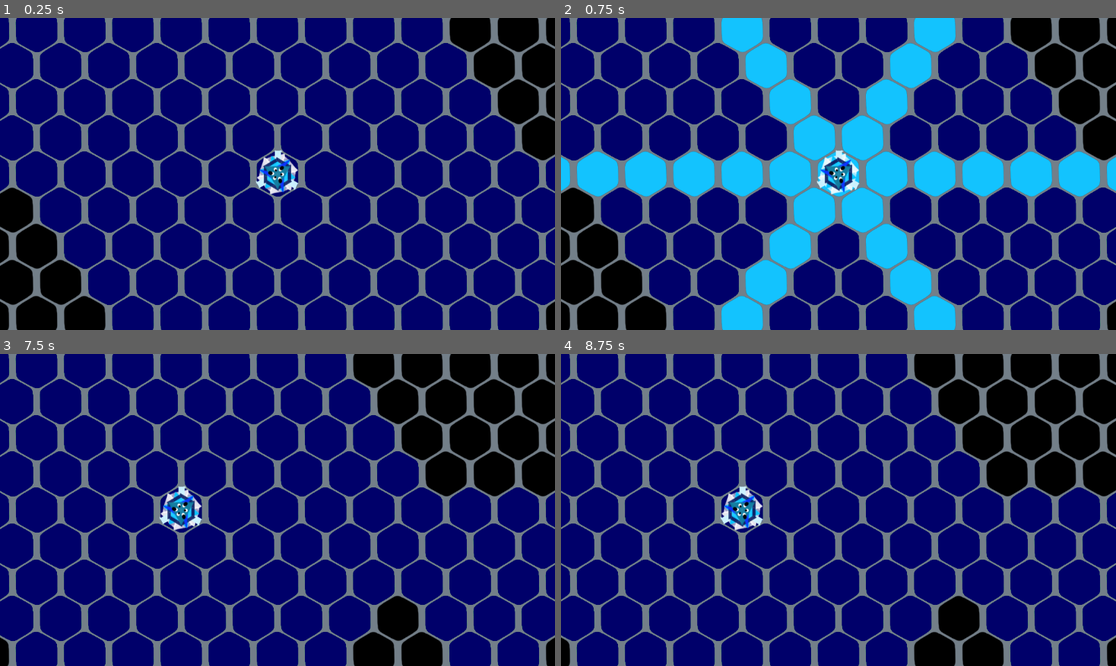
Above: before the commit, frames 1-4 (two rows, left to right).
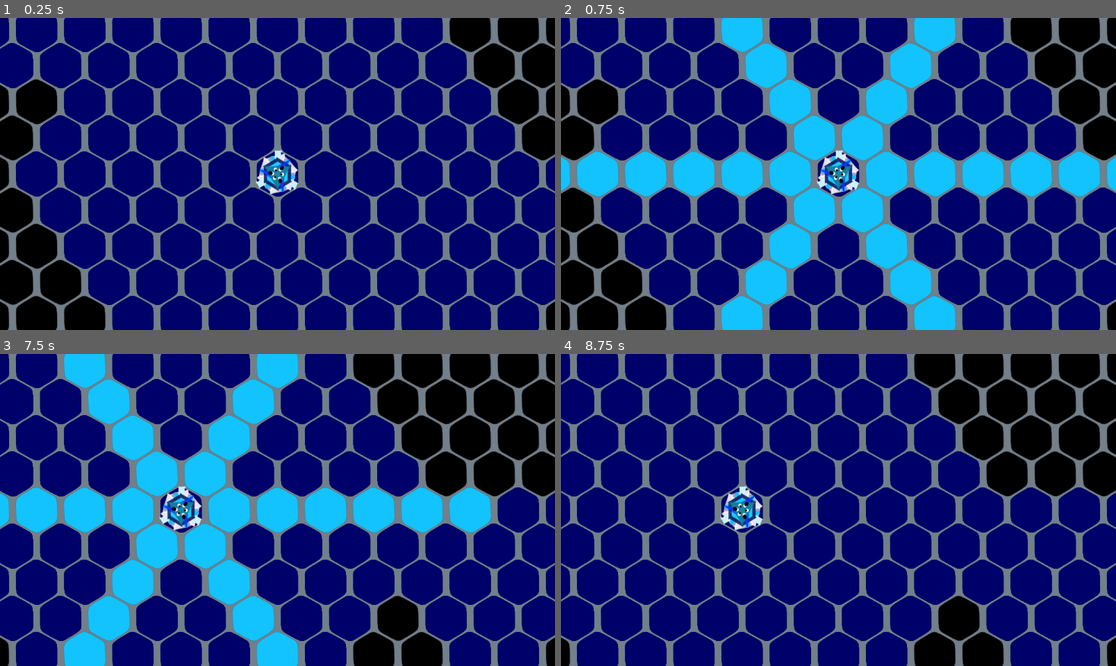
Above: after the commit, the same moments.

Repository: petesamerson/V-s-on
Game: Godot game, scene res://base_scene.tscn
Two runs of this game, one before a commit and one after it. Both use one fixed random seed, a clock stepped at 60 frames per second and the inputs below.
Inputs (mouse positions are in pixels of both pictures, inside the frame that each line leads up to):
- Up to frame 1 (0.25 s): no input
- Up to frame 2 (0.75 s): tap Enter at 0.5 s; drag from (838, 174) to (894, 105) at 0.52 s
- Up to frame 3 (7.5 s): tap Space at 1.25, 2.75, 4.25 s; drag from (166, 525) to (277, 510) at 1.27 s; tap Enter at 2, 3.5 s; move the mouse to (333, 441) at 2.02 s; click (333, 441) at 2.17 s; drag from (249, 572) to (111, 463) at 2.77 s; move the mouse to (444, 556) at 3.52 s; click (444, 556) at 3.67 s; drag from (111, 463) to (183, 510) at 4.27 s; move the mouse to (305, 510) at 5.02 s; click (305, 510) at 5.17 s; drag from (194, 432) to (166, 525) at 5.77 s; move the mouse to (399, 494) at 6.52 s; click (399, 494) at 6.67 s; drag from (166, 525) to (249, 572) at 7.27 s
- Up to frame 4 (8.75 s): move the mouse to (894, 441) at 8.02 s; click (894, 441) at 8.17 s

The runs differ from the first frame. In frame 1, 1.9% of the frame differs, in the area x 0-11%, y 19-56%; in frame 2, 2.0%; in frame 3, 21%, in the area x 0-89%, y 0-100%; in frame 4, nothing differs.

Commit message:
init hop piece

Diff:
--- /dev/null
+++ b/HopPiece.gd
@@ -0,0 +1,65 @@
+extends Piece
+class_name HopPiece
+
+
+func _ready() -> void:
+	pass
+
+
+func _process(delta: float) -> void:
+	pass
+
+@onready var sprite: Sprite2D = $Sprite2D
+
+func setup(inital_pos: Vector2i, b: TileMapLayer):
+	super.setup(inital_pos, b)
+
+	sprite.texture = preload("res://Hop1.png")
+
+
+func draw_vision_change():
+	var cur_pos = board.local_to_map(position)
+	var raw_vision = board.get_hexagon_tiles(cur_pos, 2)
+	var new_vision: Array[Vector2i] = []
+
+	for cell in raw_vision:
+		if(board.cell_in_board(cell)):
+			new_vision.append(cell)
+
+	for cell in cur_vision:
+		board.set_cell(cell,Tiles.BLACK, Vector2i(0,0))
+
+	cur_vision = new_vision
+	for cell in cur_vision:
+		board.set_cell(cell,Tiles.DARK_BLUE, Vector2i(0,0))
+
+	board.update_all_piece_vision([self])
+
+
+
+
+func on_clicked() -> void:
+	if(board == null or position == null):
+		return
+	var cell = board.local_to_map(position)  # current tile cell
+	# print(["Current cell:", cell , "selected", selected])
+	print("CLICKED:", self, "ID:", get_instance_id(), "selected:", selected)
+
+	cur_moves = []
+	old_selected_tile_ids = []
+	if(selected):
+		selected = false
+		print(["selected reached", selected])
+		board.deselect_all_pieces([self])
+	else:
+		for i in range(6):
+			var raw_moves = board.get_line_from_center(cell, i, 3)
+			var move = raw_moves[raw_moves.size() - 1]
+			if(board.cell_in_board(move)):
+				cur_moves.append(raw_moves[raw_moves.size() - 1])
+		for potential_move in cur_moves:
+			old_selected_tile_ids.append(board.get_cell_source_id(potential_move))
+			board.set_cell(potential_move, Tiles.LIGHT_BLUE, Vector2i(0,0))
+		selected = true
+
+		board.deselect_all_pieces([self])
--- /dev/null
+++ b/HopPiece.tscn
@@ -0,0 +1,16 @@
+[gd_scene load_steps=3 format=3 uid="uid://cmd81nu6wec8w"]
+
+[ext_resource type="Script" uid="uid://ce1udyoosuvs4" path="res://HopPiece.gd" id="1_thfds"]
+
+[sub_resource type="CircleShape2D" id="CircleShape2D_thfds"]
+radius = 15.0
+
+[node name="HopPiece" type="Node2D"]
+script = ExtResource("1_thfds")
+
+[node name="Area2D" type="Area2D" parent="."]
+
+[node name="CollisionShape2D" type="CollisionShape2D" parent="Area2D"]
+shape = SubResource("CircleShape2D_thfds")
+
+[node name="Sprite2D" type="Sprite2D" parent="."]
--- a/Piece.tscn
+++ b/Piece.tscn
@@ -3,7 +3,8 @@
 [ext_resource type="Texture2D" uid="uid://7wmfy8td1y4v" path="res://HexStar3.png" id="1_ebr80"]
 [ext_resource type="Script" uid="uid://bjiry4dqpho0v" path="res://Piece.gd" id="2_4wtm1"]
 
-[sub_resource type="RectangleShape2D" id="RectangleShape2D_0el1y"]
+[sub_resource type="CircleShape2D" id="CircleShape2D_ebr80"]
+radius = 15.0
 
 [node name="Piece" type="Node2D"]
 script = ExtResource("2_4wtm1")
@@ -14,7 +15,7 @@
 
 [node name="CollisionShape2D" type="CollisionShape2D" parent="Area2D"]
 scale = Vector2(3, 3)
-shape = SubResource("RectangleShape2D_0el1y")
+shape = SubResource("CircleShape2D_ebr80")
 
 [node name="Sprite2D" type="Sprite2D" parent="."]
 scale = Vector2(1, -1.042)
--- a/TowerRotatePiece.gd
+++ b/TowerRotatePiece.gd
@@ -18,7 +18,6 @@
 	super.setup(inital_pos, b)
 
 	sprite.texture = preload("res://tower1.png")
-
 	print([
 		"towersprite", sprite,
 		"board", board,
@@ -27,6 +26,8 @@
 	print("reached tower setup")
 
 var cur_direction = 5
+var cur_rotate: Array[Vector2i] = []
+var old_selected_rotate_tile_ids: Array[int]= []
 
 func draw_vision_change():
 	var cur_pos = board.local_to_map(position)
@@ -49,9 +50,13 @@
 
 func on_clicked():
 	print("on_tower_clicked")
+	if(board == null or position == null):
+		return
 	var cell = board.local_to_map(position)
 	cur_moves = []
+	cur_rotate = []
 	old_selected_tile_ids = []
+	old_selected_rotate_tile_ids = []
 	if(selected):
 		selected = false
 		board.deselect_all_pieces([self])
@@ -74,13 +79,69 @@
 				# 	for hex in connect_line:
 				# 		board.set_cell(hex, Tiles.DARK_GREY, Vector2i(0,0))
 				var potential_new_move = connect_line[(connect_line.size())/2]
-				if(board.cell_in_board(potential_new_move)):
+				if(board.cell_in_board(potential_new_move) && cell != potential_new_move):
 					cur_moves.append(potential_new_move)
+
+		first_axis = board.get_line_from_center(cell, cur_direction, 10)
+		second_axis = board.get_line_from_center(cell, (cur_direction - 1) % 6, 10)
+		var connect_line = board.hex_line(first_axis[2], second_axis[2])
+		var potential_new_move = connect_line[(connect_line.size())/2]
+		if(board.cell_in_board(potential_new_move)):
+			cur_rotate.append(potential_new_move)
+
+		first_axis = board.get_line_from_center(cell, (cur_direction + 1) % 6, 10)
+		second_axis = board.get_line_from_center(cell, (cur_direction + 2) % 6, 10)
+		connect_line = board.hex_line(first_axis[2], second_axis[2])
+		potential_new_move = connect_line[(connect_line.size())/2]
+		if(board.cell_in_board(potential_new_move)):
+			cur_rotate.append(potential_new_move)
+
 
 		for potential_move in cur_moves:
 			old_selected_tile_ids.append(board.get_cell_source_id(potential_move))
 			board.set_cell(potential_move, Tiles.LIGHT_BLUE, Vector2i(0,0))
 
+		for potential_rotate in cur_rotate:
+			old_selected_rotate_tile_ids.append(board.get_cell_source_id(potential_rotate))
+			board.set_cell(potential_rotate, Tiles.SNOW_FLAKE, Vector2i(0,0))
+
 
 		selected = true
 		board.deselect_all_pieces([self])
+
+
+func handle_move_input_event(event: InputEvent):
+	if event is InputEventMouseButton and event.pressed and event.button_index == MOUSE_BUTTON_LEFT:
+		var global_mouse = board.camera.get_global_mouse_position()
+		var local_mouse = board.to_local(global_mouse)
+		var cell = board.local_to_map(local_mouse)
+		var found = false
+		for i in range(cur_rotate.size()):
+			if(cell == cur_rotate[i]):
+				found = true
+				if(i == 0):
+					if cur_direction == 0:
+						cur_direction = 5
+					else:
+						cur_direction = cur_direction - 1
+				else:
+					cur_direction = (cur_direction + 1) % 6
+		if found:
+			for i in range(cur_moves.size()):
+				var old_move = cur_moves[i]
+				board.set_cell(old_move, old_selected_tile_ids[i], Vector2i(0,0))
+			for i in range(cur_rotate.size()):
+				var old_move = cur_rotate[i]
+				board.set_cell(old_move, old_selected_rotate_tile_ids[i], Vector2i(0,0))
+			old_selected_tile_ids = []
+			old_selected_rotate_tile_ids = []
+			cur_moves = []
+			cur_rotate = []
+			draw_vision_change()
+		else:
+			for i in range(cur_rotate.size()):
+				var old_move = cur_rotate[i]
+				board.set_cell(old_move, old_selected_rotate_tile_ids[i], Vector2i(0,0))
+			cur_rotate = []
+			old_selected_rotate_tile_ids = []
+			super.handle_move_input_event(event)
--- a/TowerRotatePiece.tscn
+++ b/TowerRotatePiece.tscn
@@ -2,7 +2,8 @@
 
 [ext_resource type="Script" uid="uid://byauyvv4yigqx" path="res://TowerRotatePiece.gd" id="1_ttnuk"]
 
-[sub_resource type="RectangleShape2D" id="RectangleShape2D_ttnuk"]
+[sub_resource type="CircleShape2D" id="CircleShape2D_ttnuk"]
+radius = 15.0
 
 [node name="TowerRotatePiece" type="Node2D"]
 script = ExtResource("1_ttnuk")
@@ -10,6 +11,6 @@
 [node name="Area2D" type="Area2D" parent="."]
 
 [node name="CollisionShape2D" type="CollisionShape2D" parent="Area2D"]
-shape = SubResource("RectangleShape2D_ttnuk")
+shape = SubResource("CircleShape2D_ttnuk")
 
 [node name="Sprite2D" type="Sprite2D" parent="."]
--- /dev/null
+++ b/TriangleOddPiece.gd
@@ -0,0 +1,15 @@
+extends Piece
+class_name TriangleOddPiece
+
+func _ready() -> void:
+    pass
+
+func _process(delta: float) -> void:
+    pass
+
+@onready var sprite = $Sprite2D
+
+func setup(inital_pos: Vector2i, b: TileMapLayer):
+    super.setup(inital_pos, b)
+
+    sprite.texture = preload("res://TriangleOdd.png")
--- /dev/null
+++ b/TriangleOddPiece.tscn
@@ -0,0 +1,16 @@
+[gd_scene load_steps=3 format=3 uid="uid://dgqhmggiljsm5"]
+
+[ext_resource type="Script" uid="uid://bi2bkqvsov0p3" path="res://TriangleOddPiece.gd" id="1_vohvd"]
+
+[sub_resource type="CircleShape2D" id="CircleShape2D_pi5cy"]
+radius = 15.0
+
+[node name="TriangleOddPiece" type="Node2D"]
+script = ExtResource("1_vohvd")
+
+[node name="Area2D" type="Area2D" parent="."]
+
+[node name="CollisionShape2D" type="CollisionShape2D" parent="Area2D"]
+shape = SubResource("CircleShape2D_pi5cy")
+
+[node name="Sprite2D" type="Sprite2D" parent="."]
--- a/base_scene.tscn
+++ b/base_scene.tscn
@@ -1,7 +1,8 @@
-[gd_scene load_steps=28 format=3 uid="uid://br3rtq2rlri2y"]
+[gd_scene load_steps=32 format=3 uid="uid://br3rtq2rlri2y"]
 
 [ext_resource type="Texture2D" uid="uid://ccyaa137j257j" path="res://hex1.png" id="1_57xsf"]
 [ext_resource type="Texture2D" uid="uid://dc121jprbdp75" path="res://hex_grey_chrome.png" id="2_jvre3"]
+[ext_resource type="Texture2D" uid="uid://capls38okfmy1" path="res://rotate1.png" id="2_ni26a"]
 [ext_resource type="Texture2D" uid="uid://c5k4xofouujet" path="res://hex_light_blue.png" id="3_3lrhi"]
 [ext_resource type="Texture2D" uid="uid://cmoyckc6kmfjt" path="res://hex_light_grey.png" id="4_2mb0d"]
 [ext_resource type="Texture2D" uid="uid://0yf4wg5too3j" path="res://hexOut2.png" id="4_oqo0w"]
@@ -16,9 +17,16 @@
 [ext_resource type="Script" uid="uid://cqa7rx5tlb2hg" path="res://game_camera.gd" id="13_2mb0d"]
 [ext_resource type="PackedScene" uid="uid://m65ucpry42ve" path="res://TowerRotatePiece.tscn" id="13_jjdbg"]
 [ext_resource type="Script" uid="uid://byauyvv4yigqx" path="res://TowerRotatePiece.gd" id="14_01iy8"]
+[ext_resource type="PackedScene" uid="uid://cmd81nu6wec8w" path="res://HopPiece.tscn" id="15_hwg3g"]
+[ext_resource type="Script" uid="uid://ce1udyoosuvs4" path="res://HopPiece.gd" id="17_ay483"]
 
 [sub_resource type="TileSetAtlasSource" id="TileSetAtlasSource_qcxwf"]
 texture = ExtResource("1_57xsf")
+texture_region_size = Vector2i(100, 100)
+0:0/0 = 0
+
+[sub_resource type="TileSetAtlasSource" id="TileSetAtlasSource_ddjlp"]
+texture = ExtResource("2_ni26a")
 texture_region_size = Vector2i(100, 100)
 0:0/0 = 0
 
@@ -81,6 +89,7 @@
 sources/10 = SubResource("TileSetAtlasSource_ni26a")
 sources/11 = SubResource("TileSetAtlasSource_ay483")
 sources/12 = SubResource("TileSetAtlasSource_hwg3g")
+sources/1 = SubResource("TileSetAtlasSource_ddjlp")
 
 [node name="BaseScene" type="Node2D"]
 metadata/_edit_horizontal_guides_ = [-6.0, 36.0, -55.0, -65.0, -271.0]
@@ -91,6 +100,7 @@
 camera = NodePath("../Camera2D")
 piece_scene = ExtResource("12_01iy8")
 tower_piece_scene = ExtResource("13_jjdbg")
+hop_piece_scene = ExtResource("15_hwg3g")
 
 [node name="Pieces" type="Node2D" parent="Board"]
 
@@ -98,14 +108,14 @@
 script = ExtResource("12_blj2i")
 metadata/_custom_type_script = "uid://bjiry4dqpho0v"
 
-[node name="Piece2" type="Node2D" parent="Board/Pieces"]
-script = ExtResource("12_blj2i")
-metadata/_custom_type_script = "uid://bjiry4dqpho0v"
-
 [node name="TowerRotatePiece" type="Node2D" parent="Board/Pieces"]
 script = ExtResource("14_01iy8")
 metadata/_custom_type_script = "uid://byauyvv4yigqx"
 
+[node name="HopPiece" type="Node2D" parent="Board/Pieces"]
+script = ExtResource("17_ay483")
+metadata/_custom_type_script = "uid://ce1udyoosuvs4"
+
 [node name="Camera2D" type="Camera2D" parent="." node_paths=PackedStringArray("board")]
 script = ExtResource("13_2mb0d")
 board = NodePath("../Board")
--- a/board.gd
+++ b/board.gd
@@ -35,9 +35,10 @@
 @onready var tilemap_layer = $TileMapLayer
 @export var piece_scene: PackedScene
 @export var tower_piece_scene: PackedScene
+@export var hop_piece_scene: PackedScene
 
 func spawn_pieces():
-	var positions = [Vector2i(10,10), Vector2i(5,5)]
+	var positions = [Vector2i(10,10)]
 	for pos in positions:
 		var piece := piece_scene.instantiate() as Piece
 		pieces_container.add_child(piece)
@@ -51,6 +52,14 @@
 		self
 	)
 
+	var hop_piece := hop_piece_scene.instantiate() as HopPiece
+	pieces_container.add_child(hop_piece)
+	hop_piece.setup(
+		Vector2i(5,5),
+		self
+	)
+
+
 		# piece.set_board_position(pos, tilemap)
 
 func update_all_piece_vision(excluded_pieces: Array[Piece] = []):
@@ -61,6 +70,7 @@
 func deselect_all_pieces(excluded_pieces: Array[Piece] = []):
 	for p in pieces_container.get_children():
 		if(!excluded_pieces.has(p)):
+			# print(["excluded_log", self.local_to_map(p.position)])
 			p.selected = false
 
 var player = 1
--- a/piece.gd
+++ b/piece.gd
@@ -39,6 +39,7 @@
 
 var cur_moves : Array[Vector2i] = []
 var selected = false
+var moving = false
 var old_selected_tile_ids: Array[int] = []
 
 var cur_vision: Array[Vector2i] = []
@@ -67,16 +68,31 @@
 		board.set_cell(cell,Tiles.DARK_BLUE, Vector2i(0,0))
 
 
+var armed := false
 
 func _on_area_2d_input_event(viewport, event, shape_idx):
-	# print("handledarea")
-	if event is InputEventMouseButton and event.pressed and event.button_index == MOUSE_BUTTON_LEFT:
+	if event is InputEventMouseButton \
+	and event.button_index == MOUSE_BUTTON_LEFT \
+	and event.pressed:
 		on_clicked()
+		armed = true
+
+# func _unhandled_input(event: InputEvent) -> void:
+# 	if event is InputEventMouseButton \
+# 	and not event.pressed \
+# 	and event.button_index == MOUSE_BUTTON_LEFT \
+# 	and armed == true:
+# 		armed = false
+# 		on_clicked()
+# 		print("UNHANDLED")
+
 
 
 func on_clicked() -> void:
+		if(position == null or board == null):
+			return
 		var cell = board.local_to_map(position)  # current tile cell
-		print("Current cell:", cell)
+		print("Current cell:", cell , "selected", selected)
 		cur_moves = []
 		old_selected_tile_ids = []
 		if(selected):
@@ -86,7 +102,7 @@
 			for i in range(6):
 				var raw_moves = board.get_line_from_center(cell, i, 6)
 				for move in raw_moves:
-					if(board.cell_in_board(move)):
+					if(board.cell_in_board(move) && move != cell):
 						cur_moves.append(move)
 			for potential_move in cur_moves:
 				old_selected_tile_ids.append(board.get_cell_source_id(potential_move))
@@ -99,6 +115,7 @@
 func _input(event):
 	if(selected):
 		handle_move_input_event(event)
+		get_viewport().set_input_as_handled()
 
 func handle_move_input_event(event):
 	if event is InputEventMouseButton and event.pressed and event.button_index == MOUSE_BUTTON_LEFT:
@@ -106,14 +123,17 @@
 		var local_mouse = board.to_local(global_mouse)
 		var cell = board.local_to_map(local_mouse)
 
-		# print(["handle move"], cell, cur_moves)
 		if cell in cur_moves:
+			moving = true
 			position = board.map_to_local(cell)
 			for i in range(cur_moves.size()):
 				var old_move = cur_moves[i]
 				board.set_cell(old_move, old_selected_tile_ids[i], Vector2i(0,0))
+
 			cur_moves = []
 			old_selected_tile_ids = []
+			selected = false
+			moving = false
 		else:
 			for i in range(cur_moves.size()):
 				var old_move = cur_moves[i]
--- a/tiles.gd
+++ b/tiles.gd
@@ -1,5 +1,6 @@
 #COLORS
 const BLACK = 0
+const SNOW_FLAKE = 1
 const DARK_BLUE = 7
 const LIGHT_BLUE = 11
 const DARK_GREY = 8
Binary file added: Hop1.png
Not shown, added: Hop1.png.import
Not shown, added: HopPiece.gd.uid
Binary file added: TriangleOdd.png
Not shown, added: TriangleOdd.png.import
Not shown, added: TriangleOddPiece.gd.uid
Binary file added: rotate1.png
Not shown, added: rotate1.png.import
Not shown, added: rotate1.tif
